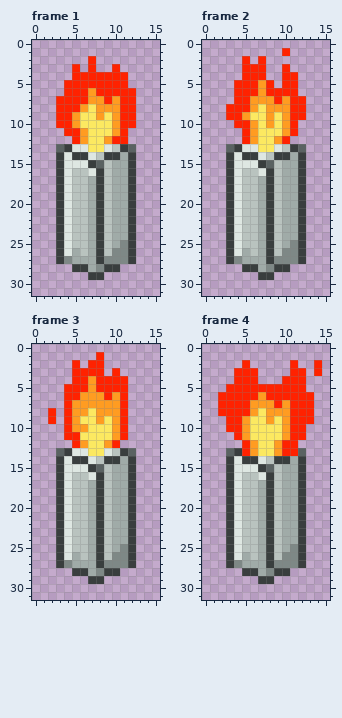
Two versions of one pixel-art file, _Data/TorchStage.aseprite. This is how it looked before the edit.
16x32 pixels, 4 frames. Shown: frame 1, frame 2, frame 3, frame 4.
New version:
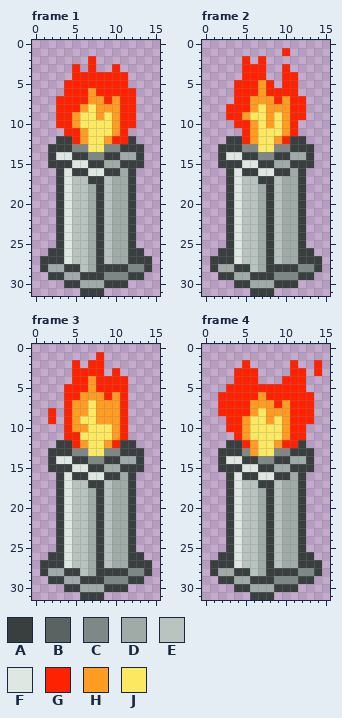
Palette (. is transparent): A #393e3e  B #5a6262  C #7e8886  D #a0aba8  E #b9c3bf  F #dee7e2  G #ff2200  H #ff9c21  J #fce961
Edits made:
layer "Layer 1" now hidden
layer "Layer 1 Copy" added
Frame 1, layers "Fire", "Layer 1 Copy":
y 12: x 3..4 .. -> AA; x 12 . -> A
y 13: x 2..3 .B -> AA; x 5..6 FF -> CC; x 9..10 FE -> CC; x 12..13 B. -> AA
y 14: x 2..3 .A -> AF; x 7..8 FE -> CC; x 12..13 A. -> DA
y 15: x 2 . -> A; x 4 F -> A; x 8..9 BE -> AD; x 11 D -> A; x 13 . -> A
y 16: x 5..6 EE -> AA; x 8..10 AED -> FAA
y 17: x 7 D -> A
y 25: x 11 C -> D
y 26: x 2 . -> A; x 5 D -> E; x 10..11 CC -> DD; x 13 . -> A
y 27: x 1..2 .. -> AA; x 4..6 CDD -> FEE; x 9..11 CCC -> EDD; x 13..14 .. -> AA
y 28: x 1..4 .... -> ADDA; x 6 A -> E; x 8 C -> A; x 11..14 .... -> ACCA
y 29: x 2..6 ..... -> AADDA; x 9..13 ..... -> CCCAA
y 30: x 4..11 ........ -> AADDDAAA
y 31: x 6..8 ... -> AAA
Frame 2, layers "Fire", "Layer 1 Copy":
y 12: x 3..4 .. -> AA; x 11..12 .. -> AA
y 13: x 2..3 .B -> AA; x 5..6 FF -> CC; x 9..10 FE -> CC; x 12..13 B. -> AA
y 14: x 2..3 .A -> AF; x 7..8 FE -> CC; x 12..13 A. -> DA
y 15: x 2 . -> A; x 4 F -> A; x 8..9 BE -> AD; x 11 D -> A; x 13 . -> A
y 16: x 5..6 EE -> AA; x 8..10 AED -> FAA
y 17: x 7 D -> A
y 25: x 11 C -> D
y 26: x 2 . -> A; x 5 D -> E; x 10..11 CC -> DD; x 13 . -> A
y 27: x 1..2 .. -> AA; x 4..6 CDD -> FEE; x 9..11 CCC -> EDD; x 13..14 .. -> AA
y 28: x 1..4 .... -> ADDA; x 6 A -> E; x 8 C -> A; x 11..14 .... -> ACCA
y 29: x 2..6 ..... -> AADDA; x 9..13 ..... -> CCCAA
y 30: x 4..11 ........ -> AADDDAAA
y 31: x 6..8 ... -> AAA
Frame 3, layers "Fire", "Layer 1 Copy":
y 7: x 7 H -> J
y 9: x 9 J -> H
y 12: x 3..4 .. -> AA; x 11..12 .. -> AA
y 13: x 2..3 .B -> AA; x 5..6 FF -> CC; x 9..10 FE -> CC; x 12..13 B. -> AA
y 14: x 2..3 .A -> AF; x 7..8 FE -> CC; x 12..13 A. -> DA
y 15: x 2 . -> A; x 4 F -> A; x 8..9 BE -> AD; x 11 D -> A; x 13 . -> A
y 16: x 5..6 EE -> AA; x 8..10 AED -> FAA
y 17: x 7 D -> A
y 25: x 11 C -> D
y 26: x 2 . -> A; x 5 D -> E; x 10..11 CC -> DD; x 13 . -> A
y 27: x 1..2 .. -> AA; x 4..6 CDD -> FEE; x 9..11 CCC -> EDD; x 13..14 .. -> AA
y 28: x 1..4 .... -> ADDA; x 6 A -> E; x 8 C -> A; x 11..14 .... -> ACCA
y 29: x 2..6 ..... -> AADDA; x 9..13 ..... -> CCCAA
y 30: x 4..11 ........ -> AADDDAAA
y 31: x 6..8 ... -> AAA
Frame 4, layers "Fire", "Layer 1 Copy":
y 12: x 3..4 .. -> AA; x 12 . -> A
y 13: x 2..3 .B -> AA; x 5 G -> C; x 9..13 HGGB. -> CCAAA
y 14: x 2..3 .A -> AF; x 7..8 FE -> CC; x 12..13 A. -> DA
y 15: x 2 . -> A; x 4 F -> A; x 8..9 BE -> AD; x 11 D -> A; x 13 . -> A
y 16: x 5..6 EE -> AA; x 8..10 AED -> FAA
y 17: x 7 D -> A
y 25: x 11 C -> D
y 26: x 2 . -> A; x 5 D -> E; x 10..11 CC -> DD; x 13 . -> A
y 27: x 1..2 .. -> AA; x 4..6 CDD -> FEE; x 9..11 CCC -> EDD; x 13..14 .. -> AA
y 28: x 1..4 .... -> ADDA; x 6 A -> E; x 8 C -> A; x 11..14 .... -> ACCA
y 29: x 2..6 ..... -> AADDA; x 9..13 ..... -> CCCAA
y 30: x 4..11 ........ -> AADDDAAA
y 31: x 6..8 ... -> AAA
Changed places in both pictures, as pixel boxes (x1, y1, x2, y2):
changed: (48, 136, 144, 184)
changed: (40, 240, 152, 296)
changed: (218, 136, 314, 184)
changed: (210, 240, 322, 296)
changed: (48, 400, 144, 488)
changed: (40, 544, 152, 600)
changed: (218, 440, 314, 488)
changed: (210, 544, 322, 600)
